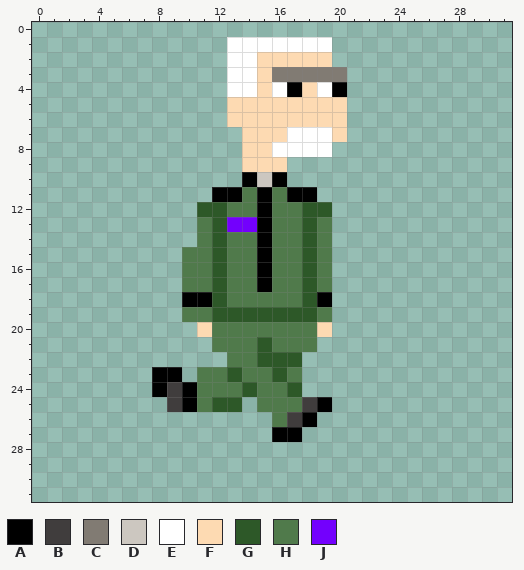
Pixel-art sprite: images/mm1.png. That is the earlier state.
The file is 32x32 pixels.
Palette (. is transparent): A #000000  B #403d3d  C #817b73  D #ccc7c0  E #ffffff  F #fddab2  G #2d5828  H #507a4b  J #7300fd
Pixels before, first column x 8:
 1 .....EEEEEEE.
 2 .....EEFFFFF.
 3 .....EEFCCCCC
 4 .....EEFEAFEA
 5 .....FFFFFFFF
 6 .....FFFFFFFF
 7 ......FFFEEEF
 8 ......FFEEEE.
 9 ......FFF....
10 ......ADA....
11 ....AAHAHAA..
12 ...GGHHAHHGG.
13 ...HGJJAHHGH.
14 ...HGHHAHHGH.
15 ..HHGHHAHHGH.
16 ..HHGHHAHHGH.
17 ..HHGHHAHHGH.
18 ..AAGHHHHHGA.
19 ..HHGGGGGGGH.
20 ...FHHHHHHHF.
21 ....HHHGHHH..
22 .....HHGGG...
23 AA.HHGHHGH...
24 ABAHHHGHHG...
25 .BAHGG.HHHBA.
26 ........HBA..
27 ........AA...
After the commit:
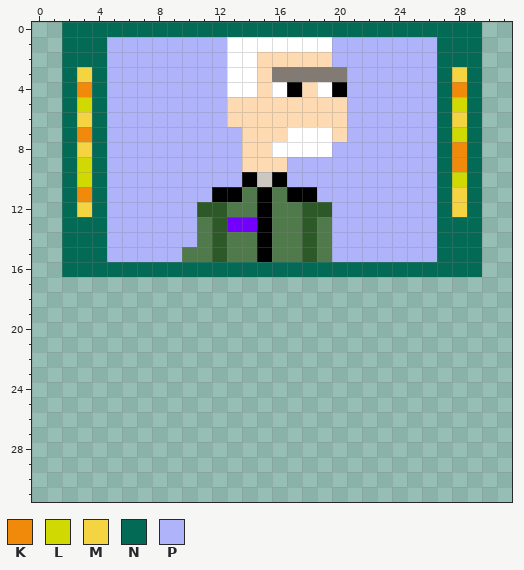
Colours new in this view: K #f18a0b  L #d1d903  M #f5d441  N #026a55  P #afb3fa
The edit:
Changed rows in their new state; - is an unchanged pixel.
first column x 2:
 0 NNNNNNNNNNNNNNNNNNNNNNNNNNNN
 1 NNNPPPPPPPP-------PPPPPPPNNN
 2 NNNPPPPPPPP-------PPPPPPPNNN
 3 NMNPPPPPPPP--------PPPPPPNMN
 4 NKNPPPPPPPP--------PPPPPPNKN
 5 NLNPPPPPPPP--------PPPPPPNLN
 6 NMNPPPPPPPP--------PPPPPPNMN
 7 NKNPPPPPPPPP-------PPPPPPNLN
 8 NMNPPPPPPPPP------PPPPPPPNKN
 9 NLNPPPPPPPPP---PPPPPPPPPPNKN
10 NLNPPPPPPPPP---PPPPPPPPPPNLN
11 NKNPPPPPPP-------PPPPPPPPNMN
12 NMNPPPPPP---------PPPPPPPNMN
13 NNNPPPPPP---------PPPPPPPNNN
14 NNNPPPPPP---------PPPPPPPNNN
15 NNNPPPPP----------PPPPPPPNNN
16 NNNNNNNNNNNNNNNNNNNNNNNNNNNN
17 --------..........----------
18 --------..........----------
19 --------..........----------
20 ---------.........----------
21 ----------.......-----------
22 -----------.....------------
23 ------..-.......------------
24 ------..........------------
25 -------.....-.....----------
26 --------------...-----------
27 --------------..------------
Where, in picture pixels (left, top, right, bottom), the same in both pictures:
changed: (62, 22, 482, 442)
